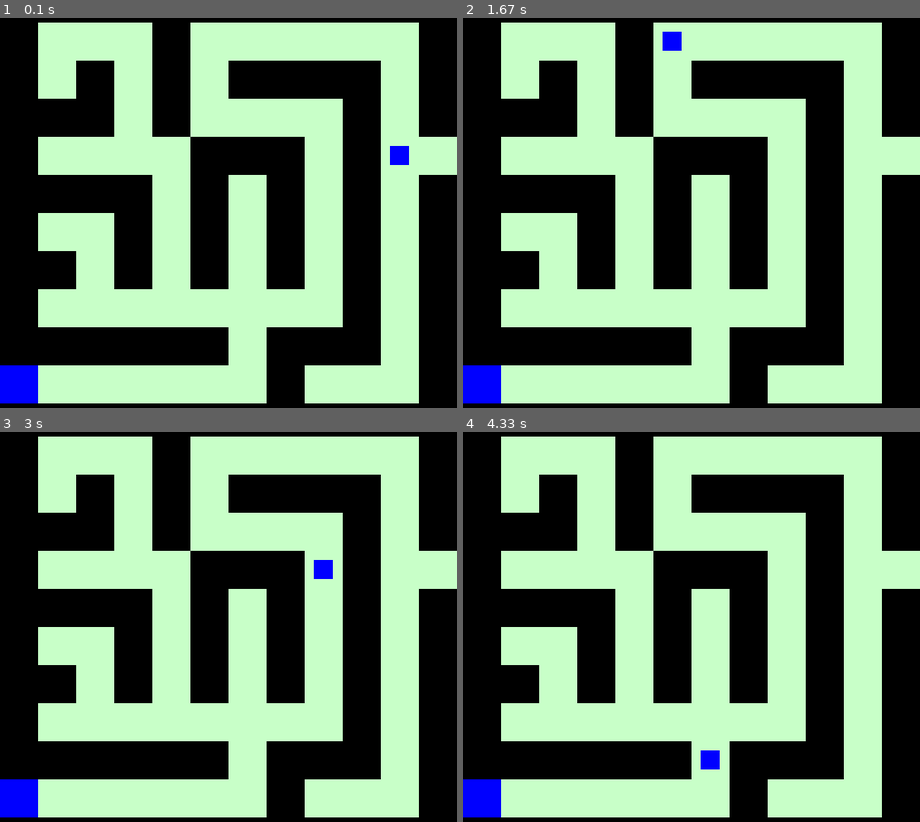
Above: before the commit, frames 1-4 (two rows, left to right).
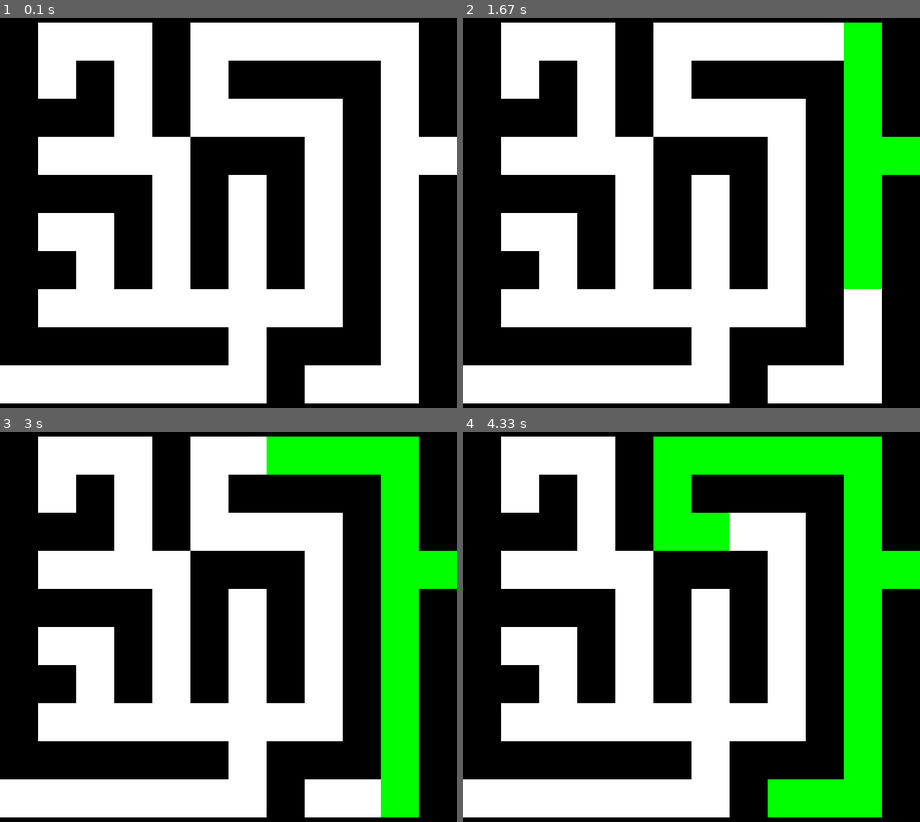
Above: after the commit, the same moments.

Repository: joaovitormelo7/projetoIA-pygame
Game: pygame game, started from pygame/main.py
Two runs of this game, one before a commit and one after it. Both use one fixed random seed, a clock stepped at 60 frames per second and the inputs below.
Inputs:
- Up to frame 1 (0.1 s): no input
- Up to frame 2 (1.67 s): no input
- Up to frame 3 (3 s): no input
- Up to frame 4 (4.33 s): no input

The runs differ from the first frame. In frame 1, 50% of the frame differs, in the area x 0-100%, y 1-99%; in frame 2, 50%; in frame 3, 50%; in frame 4, 50%.

Commit message:
corrigindo sistema de buscar

Diff:
--- a/pygame/agente.py
+++ b/pygame/agente.py
@@ -1,45 +1,16 @@
 class Agente:
     def __init__(self, labirinto, start, goal):
-        if not goal:
-            raise ValueError("O objetivo deve ser definido.")
         self.labirinto = labirinto
         self.start = start
         self.goal = goal
         self.caminho = []
-        self.posicao_atual = start
 
     def buscar_caminho(self, metodo="largura"):
+        from busca import busca_largura, busca_profundidade
+
         if metodo == "largura":
-            from busca import busca_largura
-            resultado = busca_largura(self.labirinto, self.start, self.goal)
-            if resultado:
-                caminho, visitados, ordem_visita = resultado
-                self.caminho = caminho
-                return caminho, visitados, ordem_visita
-            else:
-                raise ValueError("A busca em largura falhou em retornar um resultado válido.")
-
+            return busca_largura(self.labirinto, self.start, self.goal)
         elif metodo == "profundidade":
-            from busca import busca_profundidade
-            resultado = busca_profundidade(self.labirinto, self.start, self.goal)
-            if resultado:
-                caminho, visitados, ordem_visita, ordem_map = resultado
-                self.caminho = caminho
-                return caminho, visitados, ordem_visita, ordem_map
-            else:
-                raise ValueError("A busca em profundidade falhou em retornar um resultado válido.")
-
+            return busca_profundidade(self.labirinto, self.start, self.goal)
         else:
-            raise ValueError("Método de busca inválido. Escolha 'largura' ou 'profundidade'.")
-
-    def mover(self):
-        if not self.caminho:
-            print("Nenhum caminho disponível para mover.")
-            return
-
-        if self.posicao_atual != self.goal:
-            proxima_posicao = self.caminho.pop(0)
-            print(f"Movendo de {self.posicao_atual} para {proxima_posicao}")
-            self.posicao_atual = proxima_posicao
-        else:
-            print("O agente já chegou ao objetivo.")
+            raise ValueError("Método inválido.")
--- a/pygame/busca.py
+++ b/pygame/busca.py
@@ -1,4 +1,3 @@
-import heapq
 from collections import deque
 
 def reconstruir_caminho(caminhos, start, goal):
@@ -11,13 +10,16 @@
 
 def busca_largura(labirinto, start, goal):
     fila = deque([start])
-    visitados = set([start])  # Conjunto de vértices visitados
-    caminhos = {start: None}  # Reconstrução do caminho
-    ordem_visita = []  # Registrar a ordem de visita
+    visitados = set([start])
+    caminhos = {start: None}
+    ordem_visita = []
 
     while fila:
         atual = fila.popleft()
-        ordem_visita.append(atual)  # Registra a ordem de visitação
+        ordem_visita.append(atual)
+
+        if atual == goal:
+            return reconstruir_caminho(caminhos, start, goal), visitados, ordem_visita
 
         for vizinho in labirinto.vizinhos_validos(*atual):
             if vizinho not in visitados:
@@ -25,15 +27,13 @@
                 caminhos[vizinho] = atual
                 fila.append(vizinho)
 
-    return reconstruir_caminho(caminhos, start, goal), visitados, ordem_visita
+    return [], visitados, ordem_visita
 
 def busca_profundidade(labirinto, start, goal):
     pilha = [start]
     visitados = set()
     caminhos = {start: None}
     ordem_visita = []
-    ordem_atual = 1
-    ordem_map = {}
 
     while pilha:
         atual = pilha.pop()
@@ -41,16 +41,13 @@
         if atual not in visitados:
             visitados.add(atual)
             ordem_visita.append(atual)
-            ordem_map[atual] = ordem_atual  # Numerar vértice encontrado
-            ordem_atual += 1
 
-        if atual == goal:
-            return reconstruir_caminho(caminhos, start, goal), visitados, ordem_visita, ordem_map
+            if atual == goal:
+                return reconstruir_caminho(caminhos, start, goal), visitados, ordem_visita
 
-        for vizinho in reversed(labirinto.vizinhos_validos(*atual)):
-            if vizinho not in visitados:
-                caminhos[vizinho] = atual
-                pilha.append(vizinho)
+            for vizinho in reversed(labirinto.vizinhos_validos(*atual)):
+                if vizinho not in visitados:
+                    caminhos[vizinho] = atual
+                    pilha.append(vizinho)
 
-    # Retornar valores vazios caso o objetivo não seja encontrado
-    return [], visitados, ordem_visita, ordem_map
+    return [], visitados, ordem_visita
--- a/pygame/labirinto.py
+++ b/pygame/labirinto.py
@@ -3,9 +3,8 @@
 class Labirinto:
     def __init__(self, goal=None):
         if goal is None or not isinstance(goal, tuple) or len(goal) != 2:
-            raise ValueError("O objetivo deve ser uma tupla com duas coordenadas") #debug manual
+            raise ValueError("O objetivo deve ser uma tupla com duas coordenadas")
         self.goal = goal
-        # Definindo matriz do labirinto 12x12 (1: espaço livre, 0: parede)
         self.grid = np.array([
             [0, 0, 0, 0, 0, 0, 0, 0, 0, 0, 0, 0],
             [0, 1, 1, 1, 0, 1, 1, 1, 1, 1, 1, 0],
@@ -21,8 +20,6 @@
             [0, 0, 0, 0, 0, 0, 0, 0, 0, 0, 0, 0]
         ])
 
-        self.goal = goal
-
     def espaco_livre(self, x, y):
         return 0 <= x < len(self.grid) and 0 <= y < len(self.grid[0]) and self.grid[x][y] == 1
 
--- a/pygame/main.py
+++ b/pygame/main.py
@@ -1,113 +1,78 @@
 import pygame
-import sys
 from labirinto import Labirinto
 from agente import Agente
 
-# Iniciar pygame
 pygame.init()
 
-# Configuração da janela
+# Configurações da tela
 largura, altura = 600, 600
 tela = pygame.display.set_mode((largura, altura))
-pygame.display.set_caption("Visualização do Labirinto")
+pygame.display.set_caption("Labirinto com Busca")
+tamanho_celula = largura // 12
 
 # Cores
 BRANCO = (255, 255, 255)
 PRETO = (0, 0, 0)
-VERDE_CLARO = (200, 255, 200)
-VERMELHO_CLARO = (255, 200, 200)
-AZUL = (0, 0, 255)
+VERDE = (0, 255, 0)
+VERMELHO = (255, 0, 0)
 
-# Configuração do labirinto
-tamanho_celula = largura // 12
-
-# Iniciar labirinto e posições do agente e objetivo
+# Inicializar labirinto
 labirinto = Labirinto(goal=(10, 0))
-posicao_inicial = (4, 10)
-goal = (10, 0)
-
-# Método de busca (largura ou profundidade)
-metodo_busca = "largura"
 
 # Inicializar agente
-agente = Agente(labirinto, posicao_inicial, goal)
+agente = Agente(labirinto, (4, 10), (10, 0))
 
-try:
-    if metodo_busca == "largura":
-        # Busca em largura
-        caminho, visitados, ordem_visita = agente.buscar_caminho(metodo="largura")
-    elif metodo_busca == "profundidade":
-        # Busca em profundidade
-        caminho, visitados, ordem_visita, ordem_map = agente.buscar_caminho(metodo="profundidade")
-    else:
-        raise ValueError("Método de busca inválido. Escolha 'largura' ou 'profundidade'.")
-except ValueError as e:
-    print(f"Erro: {e}")
-    pygame.quit()
-    sys.exit()
+# Escolher método de busca
+metodo_busca = "largura"  # Altere para "largura" para usar a busca em largura
 
-# Caminho encontrado
-print("Caminho encontrado:", caminho)
+# Executar busca
+if metodo_busca == "largura":
+    caminho, visitados, ordem_visita = agente.buscar_caminho(metodo="largura")
+elif metodo_busca == "profundidade":
+    caminho, visitados, ordem_visita = agente.buscar_caminho(metodo="profundidade")
+else:
+    raise ValueError("Método de busca inválido. Escolha 'largura' ou 'profundidade'.")
 
-# Função para desenhar o labirinto
-def labirinto_desenho():
+# Funções de desenho
+def desenhar_labirinto():
     for x in range(12):
         for y in range(12):
             cor = PRETO if labirinto.grid[x][y] == 0 else BRANCO
             pygame.draw.rect(tela, cor, (y * tamanho_celula, x * tamanho_celula, tamanho_celula, tamanho_celula))
 
-# Função para desenhar o rastro
-def rastro_desenho(visitados):
-    for (x, y) in visitados:
-        pygame.draw.rect(
-            tela,
-            VERDE_CLARO if metodo_busca == "largura" else VERMELHO_CLARO,
-            (y * tamanho_celula, x * tamanho_celula, tamanho_celula, tamanho_celula),
-        )
-    pygame.draw.rect(tela, AZUL, (goal[1] * tamanho_celula, goal[0] * tamanho_celula, tamanho_celula, tamanho_celula))
+def desenhar_rastro(ordem_visita, indice, cor):
+    for i in range(min(len(ordem_visita), indice)):
+        x, y = ordem_visita[i]
+        pygame.draw.rect(tela, cor, (y * tamanho_celula, x * tamanho_celula, tamanho_celula, tamanho_celula))
 
-# Loop principal para animação
+# Controle do loop principal
 running = True
-controle_velocidade = pygame.time.Clock()
-indice = 0  # Índice para o caminho do agente
+indice = 0  # Controle do progresso da busca
+clock = pygame.time.Clock()
 
 while running:
     for event in pygame.event.get():
         if event.type == pygame.QUIT:
             running = False
 
+    # Preencher a tela
     tela.fill(BRANCO)
-    labirinto_desenho()
-    rastro_desenho(visitados)
 
-    if indice < len(caminho):
-        # Desenhar o agente na célula atual
-        pos_atual = caminho[indice]
-        pygame.draw.rect(
-            tela,
-            AZUL,
-            (
-                pos_atual[1] * tamanho_celula + tamanho_celula // 4,
-                pos_atual[0] * tamanho_celula + tamanho_celula // 4,
-                tamanho_celula // 2,
-                tamanho_celula // 2,
-            ),
-        )
+    # Desenhar o labirinto
+    desenhar_labirinto()
+
+    # Mostrar o rastro progressivamente
+    desenhar_rastro(ordem_visita, indice, VERDE if metodo_busca == "largura" else VERMELHO)
+
+    # Avançar o índice para mostrar o próximo passo da busca
+    if indice < len(ordem_visita):
         indice += 1
     else:
-        # Mostrar o agente na posição final
-        pygame.draw.rect(
-            tela,
-            AZUL,
-            (
-                goal[1] * tamanho_celula + tamanho_celula // 4,
-                goal[0] * tamanho_celula + tamanho_celula // 4,
-                tamanho_celula // 2,
-                tamanho_celula // 2,
-            ),
-        )
+        print(f"Busca concluída utilizando {metodo_busca}.")
+        running = False
 
+    # Atualizar a tela
     pygame.display.flip()
-    controle_velocidade.tick(5)  # Velocidade da animação (5 FPS)
+    clock.tick(5)  # Controlar a velocidade da animação
 
 pygame.quit()
